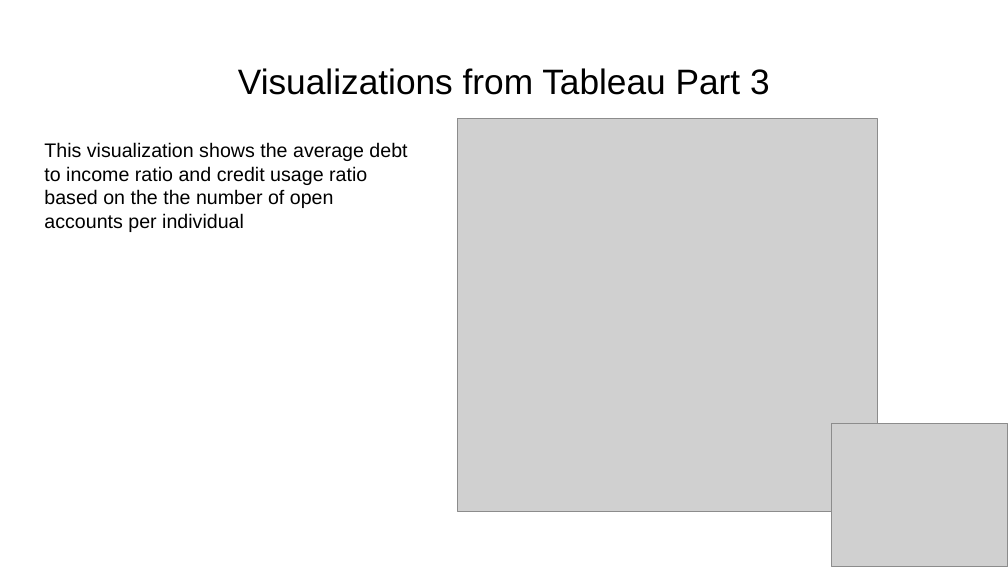
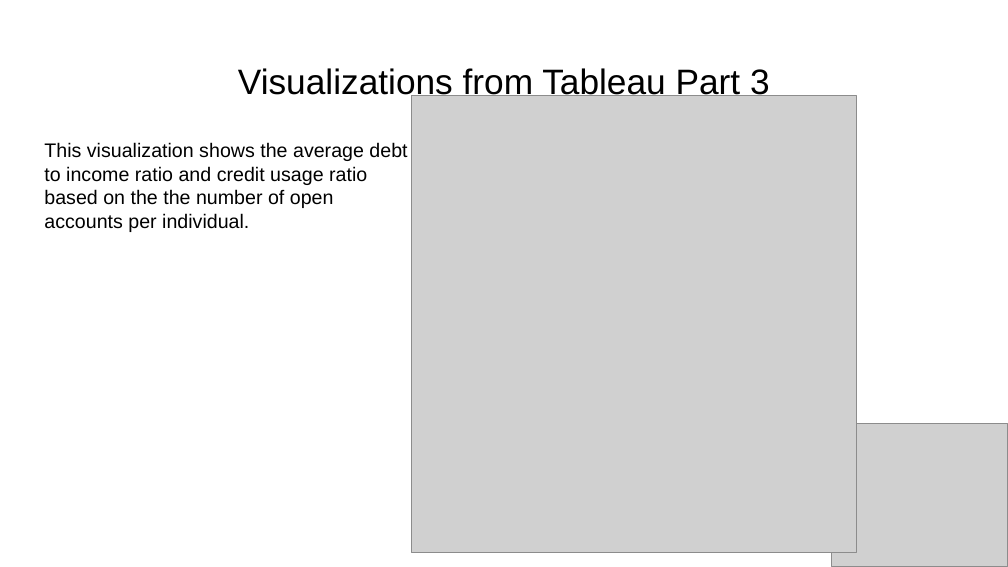
Before and after one commit to CJO100293/Project-4, a slide deck: slide 13 of Presentation/Probability of Loan Defaults - Presentation.pptx. Drawn at 1008x567 pixels with LibreOffice and Linux fonts; fonts in the diff are those of the drawing; grey boxes stand for pictures. Boxes give left, top, right and bottom in pixels: in the first picture for what was removed or moved away, otherwise in the second. Text is boxed around its words. In the diff, an @@ line names an element or a change of style, - is before the commit and + after.

```diff
--- a/Presentation/Probability of Loan Defaults - Presentation.pptx
+++ b/Presentation/Probability of Loan Defaults - Presentation.pptx
@@ picture: place and size @@
-picture at [458,119,877,512]
+picture at [412,96,857,553]
@@ text at [44,142,407,232]: text changed @@
-This visualization shows the average debt to income ratio and credit usage ratio based on the the number of open accounts per individual
+This visualization shows the average debt to income ratio and credit usage ratio based on the the number of open accounts per individual.
```
Also in this commit, not shown: 2 other slides changed.
